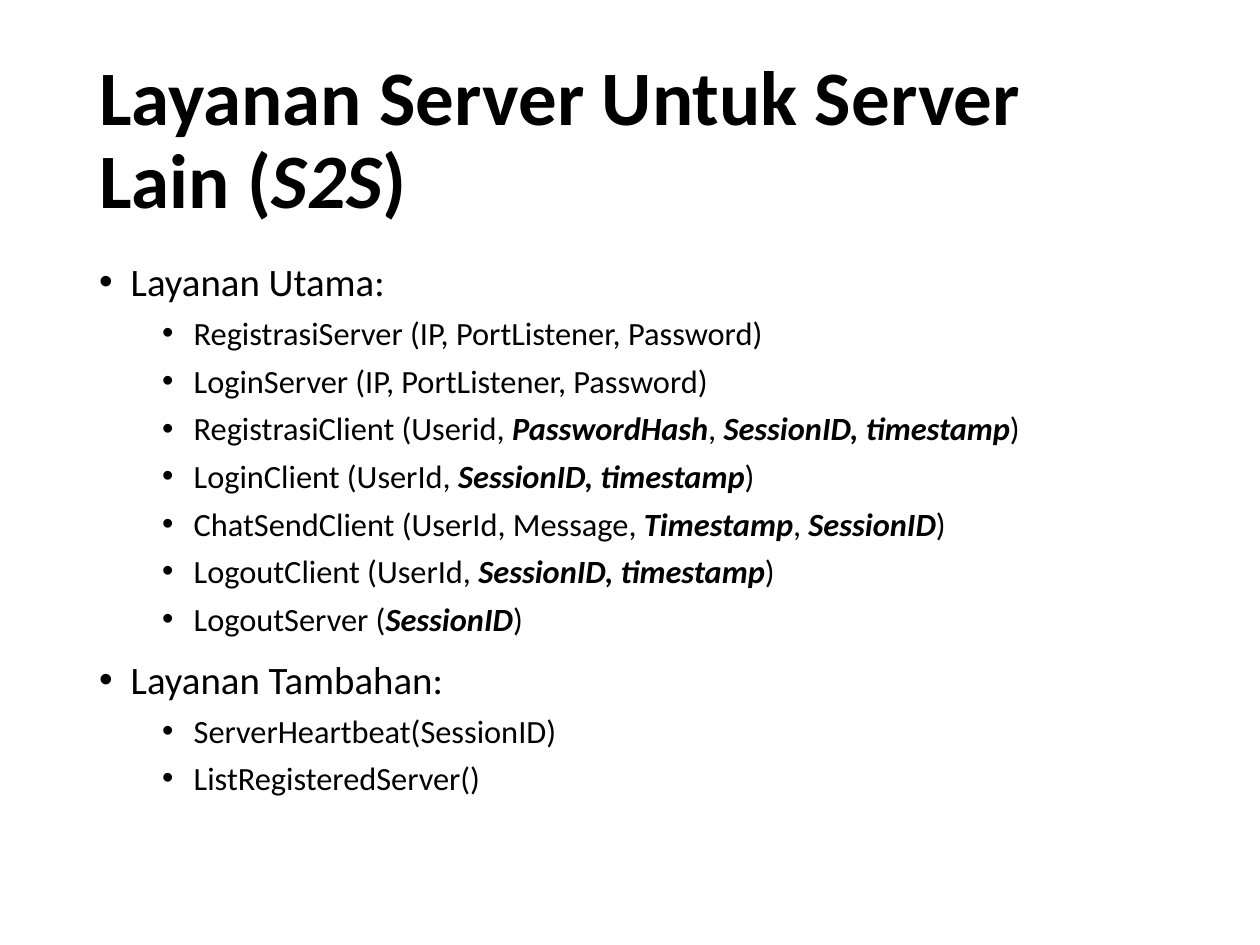
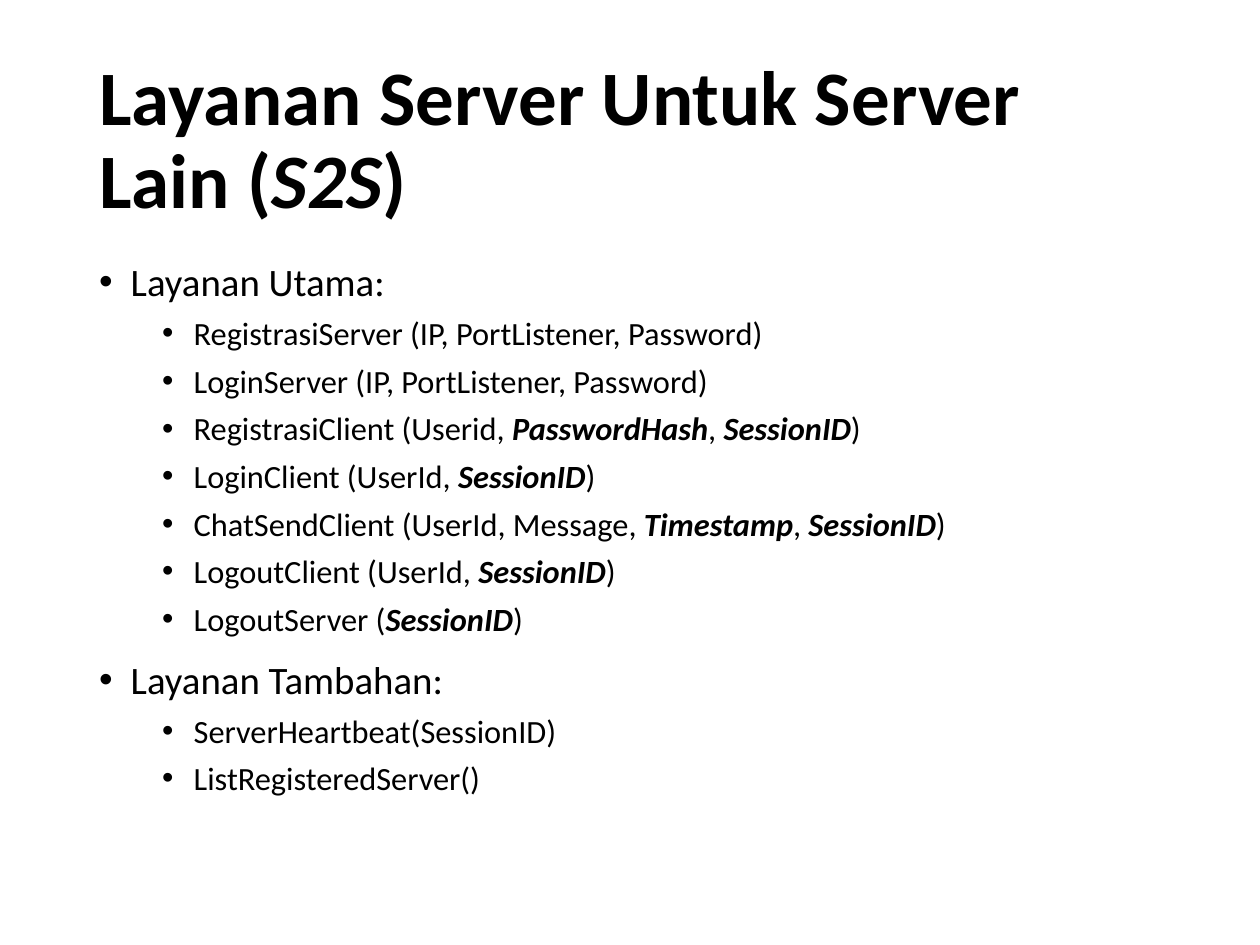
Before and after one commit to yohanesmario/chatserver, a slide deck: slide 8 of docs/Chat Server.pptx. Drawn at 1260x945 pixels with LibreOffice and Linux fonts; fonts in the diff are those of the drawing. Boxes give left, top, right and bottom in pixels: in the first picture for what was removed or moved away, otherwise in the second. Text is boxed around its words. In the diff, an @@ line names an element or a change of style, - is before the commit and + after.

Commit message:
[Delete] Negosiasi State User Collection

```diff
--- a/docs/Chat Server.pptx
+++ b/docs/Chat Server.pptx
@@ text at (194, 416, 861, 494): text changed; bold off; italic off @@
-  • RegistrasiClient (Userid, PasswordHash, SessionID, timestamp)
-  • LoginClient (UserId, SessionID, timestamp)
+  • RegistrasiClient (Userid, PasswordHash, SessionID)
+  • LoginClient (UserId, SessionID)
@@ text at (194, 559, 615, 589): text changed @@
-  • LogoutClient (UserId, SessionID, timestamp)
+  • LogoutClient (UserId, SessionID)
```
Also in this commit, not shown: 4 other slides changed, 1 slide removed.
